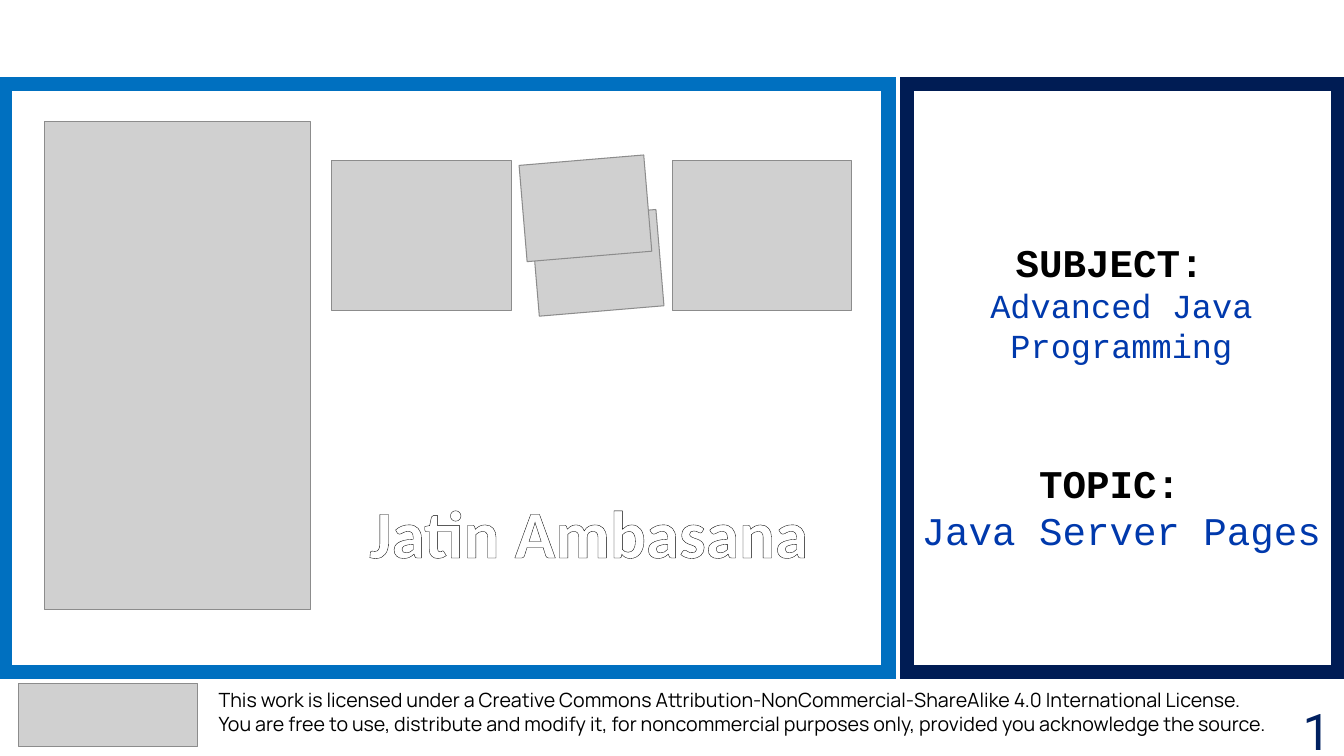
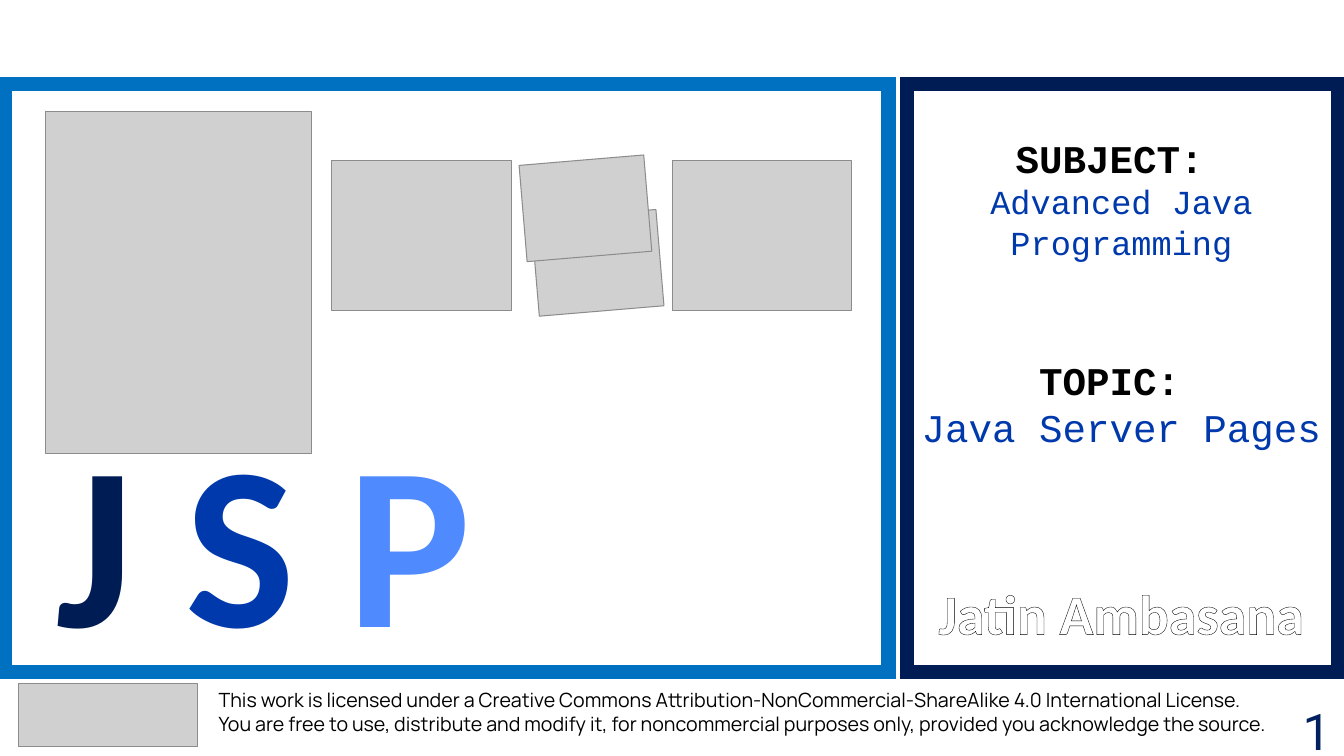
Before and after one commit to jrambasana/AJP2022-material, a slide deck: slide 1 of AJP Slides/AJP (01ce0502) - Unit 5 - JSP.pptx. Drawn at 1344x756 pixels with LibreOffice and Linux fonts; fonts in the diff are those of the drawing; grey boxes stand for pictures. Boxes give left, top, right and bottom in pixels: in the first picture for what was removed or moved away, otherwise in the second. Text is boxed around its words. In the diff, an @@ line names an element or a change of style, - is before the commit and + after.

Commit message:
New slides added and old JSP slide updated

```diff
--- a/AJP Slides/AJP (01ce0502) - Unit 5 - JSP.pptx
+++ b/AJP Slides/AJP (01ce0502) - Unit 5 - JSP.pptx
@@ picture: place and size @@
-picture at box(44, 122, 311, 610)
+picture at box(45, 112, 312, 454)
@@ text "SUBJECT:": place and size @@
-text "SUBJECT:" at box(922, 250, 1320, 553)
+text "SUBJECT:" at box(922, 146, 1320, 450)
@@ text added at box(56, 435, 472, 679), 166 pt, text #001C54, bold @@
+J S P
@@ text "Jatin Ambasana": place and size @@
-text "Jatin Ambasana" at box(369, 510, 808, 559)
+text "Jatin Ambasana" at box(939, 595, 1303, 635)
@@ text "Jatin Ambasana" at box(939, 595, 1303, 635): size 48 to 40 pt @@
```
Also in this commit, not shown: 1 other slide changed, 2 other files.
